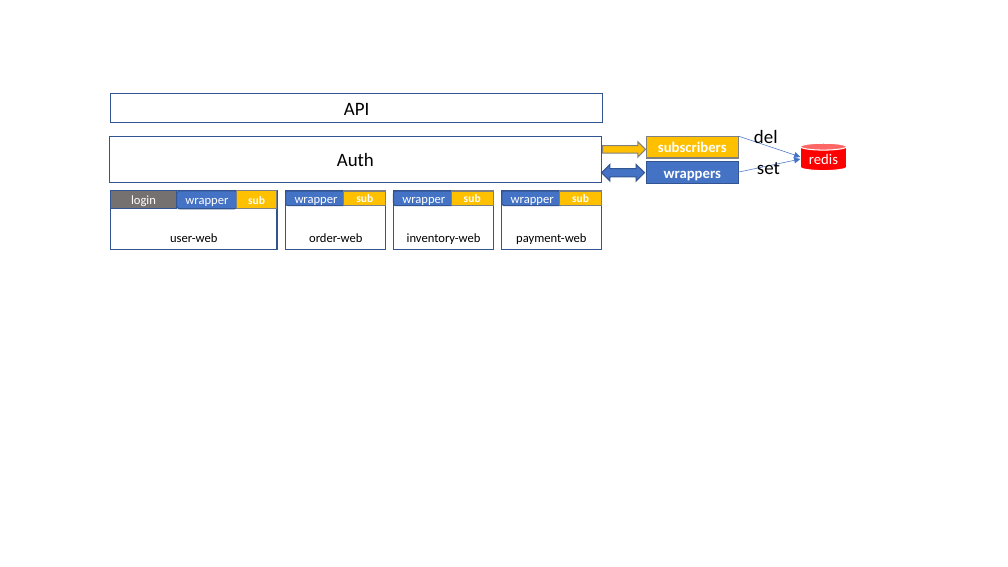
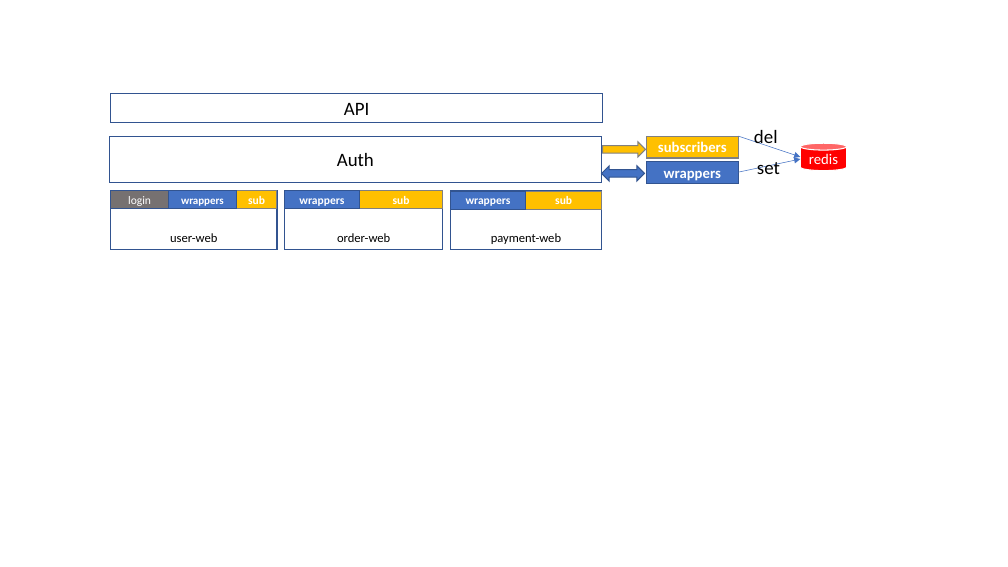
Before and after one commit to printfcoder/stack-rpc-tutorials, a slide deck: slide 5 of microservice-in-micro/docs/design.pptx. Drawn at 1008x567 pixels with LibreOffice and Linux fonts; fonts in the diff are those of the drawing. Boxes give left, top, right and bottom in pixels: in the first picture for what was removed or moved away, otherwise in the second. Text is boxed around its words. In the diff, an @@ line names an element or a change of style, - is before the commit and + after.

```diff
--- a/microservice-in-micro/docs/design.pptx
+++ b/microservice-in-micro/docs/design.pptx
@@ rectangle "login": place and size @@
-rectangle "login" at (110, 191, 177, 209)
+rectangle "login" at (110, 191, 169, 209)
@@ rectangle "login" at (110, 191, 169, 209): size 12 to 11 pt @@
@@ rectangle added at (169, 191, 236, 209), fill #4472C4, outline #325491 1 pt, 10.5 pt, text #FFFFFF, bold @@
+wrappers
@@ rounded rectangle removed at (177, 191, 237, 209) @@
-wrapper
@@ rectangle "order-web": place and size @@
-rectangle "order-web" at (286, 191, 386, 250)
+rectangle "order-web" at (285, 191, 443, 250)
@@ rectangle added at (285, 191, 359, 209), fill #4472C4, outline #325491 1 pt, 11 pt, text #FFFFFF, bold @@
+wrappers
@@ rounded rectangle removed at (286, 191, 346, 206) @@
-wrapper
@@ rectangle "sub": place and size @@
-rectangle "sub" at (344, 191, 386, 206)
+rectangle "sub" at (360, 191, 443, 209)
@@ rectangle removed at (394, 191, 495, 250) @@
-inventory-web
@@ rounded rectangle removed at (394, 191, 454, 206) @@
-wrapper
@@ rectangle "payment-web": place and size @@
-rectangle "payment-web" at (501, 191, 602, 250)
+rectangle "payment-web" at (451, 191, 602, 250)
@@ rectangle removed at (451, 191, 494, 206) @@
-sub
@@ rectangle added at (451, 191, 526, 209), fill #4472C4, outline #325491 1 pt, 11 pt, text #FFFFFF, bold @@
+wrappers
@@ rounded rectangle removed at (502, 191, 563, 206) @@
-wrapper
@@ rectangle "sub": place and size @@
-rectangle "sub" at (560, 191, 602, 206)
+rectangle "sub" at (526, 191, 602, 209)
```
Also in this commit, not shown: 3 other slides changed, 2 slides added, 8 other files.
